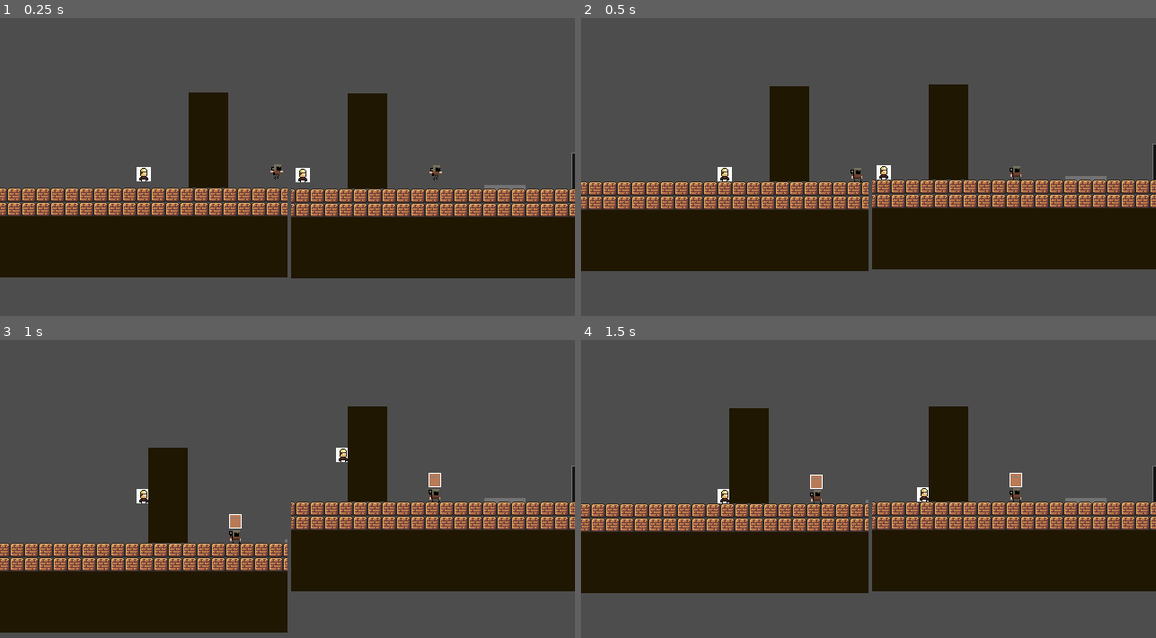
Above: before the commit, frames 1-4 (two rows, left to right).
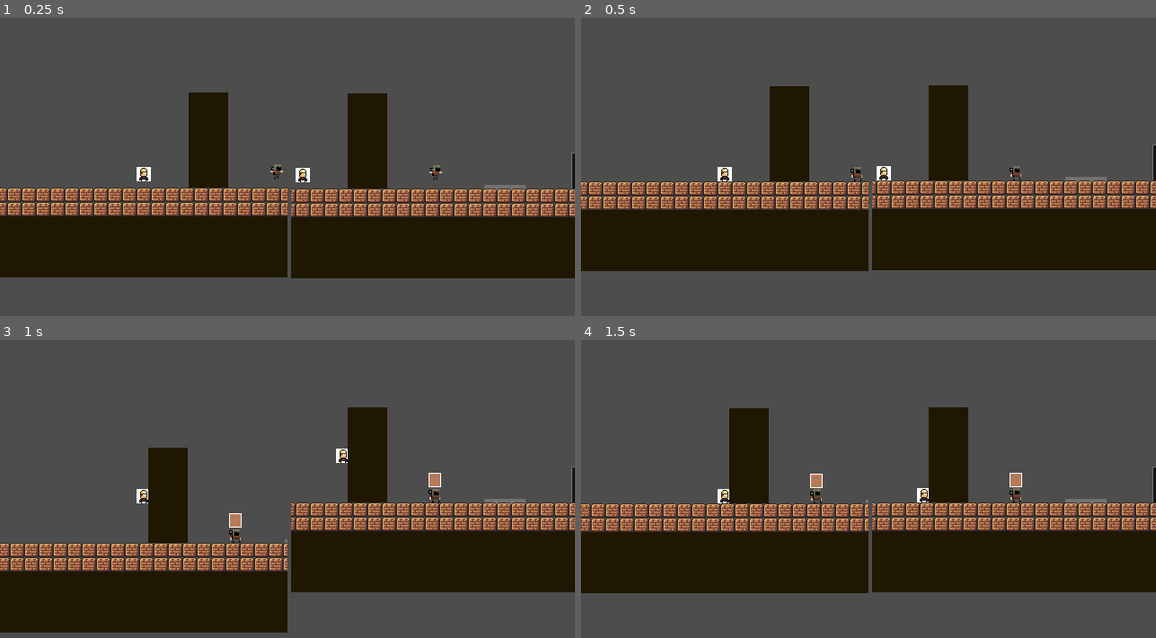
Above: after the commit, the same moments.

Repository: Darr3n2GG/Puzzle-Knights-2P-
Game: Godot game, scene res://Scenes/splitscreen.tscn
Two runs of this game, one before a commit and one after it. Both use one fixed random seed, a clock stepped at 60 frames per second and the inputs below.
Inputs:
- Up to frame 1 (0.25 s): no input
- Up to frame 2 (0.5 s): no input
- Up to frame 3 (1 s): hold D (1Right) from 0.53 s (still down); tap Down (2PlaceOrCarry) at 0.6 s; tap W (1Up) at 0.77 s
- Up to frame 4 (1.5 s): keep holding D (1Right); tap S (1Attack) at 1.35 s

Frame 1 is identical in both runs. In frame 2, 3.0% of the frame differs, in the area x 46-100%, y 22-85%; in frame 3, 3.0%, in the area x 39-100%, y 22-85%; in frame 4, 3.0%.

Commit message:
added feature that checks if block isn't overlapped by a body
-added feature to prevent block from getting stuck in bodies
-tweaked block code

Diff:
--- a/Characters/Players/Player 2/player_2.tscn
+++ b/Characters/Players/Player 2/player_2.tscn
@@ -150,10 +150,13 @@
 }]
 
 [sub_resource type="RectangleShape2D" id="RectangleShape2D_vah8s"]
-size = Vector2(12, 15)
+size = Vector2(12, 16)
 
 [sub_resource type="RectangleShape2D" id="RectangleShape2D_17syw"]
-size = Vector2(14, 16)
+size = Vector2(12, 17)
+
+[sub_resource type="RectangleShape2D" id="RectangleShape2D_h73c5"]
+size = Vector2(44, 14)
 
 [node name="Player 2" type="CharacterBody2D"]
 collision_mask = 6
@@ -165,7 +168,7 @@
 animation = &"idle"
 
 [node name="CollisionShape2D" type="CollisionShape2D" parent="."]
-position = Vector2(0, -1.5)
+position = Vector2(0, -1)
 shape = SubResource("RectangleShape2D_vah8s")
 
 [node name="Block" type="Sprite2D" parent="."]
@@ -175,6 +178,15 @@
 texture = ExtResource("4_d63ff")
 
 [node name="Carry_State_Collision" type="CollisionShape2D" parent="."]
-position = Vector2(0, -18)
+position = Vector2(0, -17.5)
 shape = SubResource("RectangleShape2D_17syw")
 disabled = true
+
+[node name="TerrainDetector" type="Area2D" parent="."]
+collision_layer = 0
+collision_mask = 4
+
+[node name="TerrainDetectorCollsion" type="CollisionShape2D" parent="TerrainDetector"]
+position = Vector2(16, -1)
+shape = SubResource("RectangleShape2D_h73c5")
+debug_color = Color(0.992157, 0, 0.239216, 0.419608)
--- a/Characters/Players/Player.gd
+++ b/Characters/Players/Player.gd
@@ -63,12 +63,16 @@
 		global_position.x += speed * delta
 		if controls.player_index == 0:
 			$HurtboxArea/HurtBox.position.x = 17
+		else:
+			$TerrainDetector/TerrainDetectorCollsion.position.x = 16
 	elif Input.is_action_pressed(controls.left): #or Input.is_joy_button_pressed(controls.player_index,JOY_BUTTON_DPAD_LEFT):
 		anim.flip_h = true
 		direction = -1
 		global_position.x -= speed * delta
 		if controls.player_index == 0:
 			$HurtboxArea/HurtBox.position.x = -17
+		else:
+			$TerrainDetector/TerrainDetectorCollsion.position.x = -16
 	else:
 		pass
 
@@ -113,15 +117,16 @@
 			Create_Block()
 		else:
 			if is_instance_valid(placed_block):
-				match p2_states:
-					states.placed:
-						dist = global_position.distance_to(placed_block.global_position)
-						if dist < 100:
-							Carry_Block()
-							p2_states = states.carry
-					states.carry:
-						Place_Block()
-						p2_states = states.placed
+				if not $TerrainDetector.has_overlapping_bodies():
+					match p2_states:
+						states.placed:
+							dist = global_position.distance_to(placed_block.global_position)
+							if dist < 100:
+								Carry_Block()
+								p2_states = states.carry
+						states.carry:
+							Place_Block()
+							p2_states = states.placed
 
 ##Places a block with carry state
 func Create_Block():
--- a/Creature/Dummy.gd
+++ b/Creature/Dummy.gd
@@ -31,17 +31,12 @@
 func On_Create_or_Carry():
 	Golem_State = States.carry
 	visible = false
-	disable_mode = CollisionObject2D.DISABLE_MODE_KEEP_ACTIVE
 	$HealthComponent.can_damaged = false
-	$Collision.disabled = true
 
 func On_Placed():
 	Golem_State = States.placed
 	visible = true
-	disable_mode = CollisionObject2D.DISABLE_MODE_REMOVE
 	$HealthComponent.can_damaged = true
-	$Collision.disabled = false
-
 
 func die():
 	if is_instance_valid(p2):
Not shown: 1 places in Characters/Players/Player 2/player_2.tscn that only renumber resources
